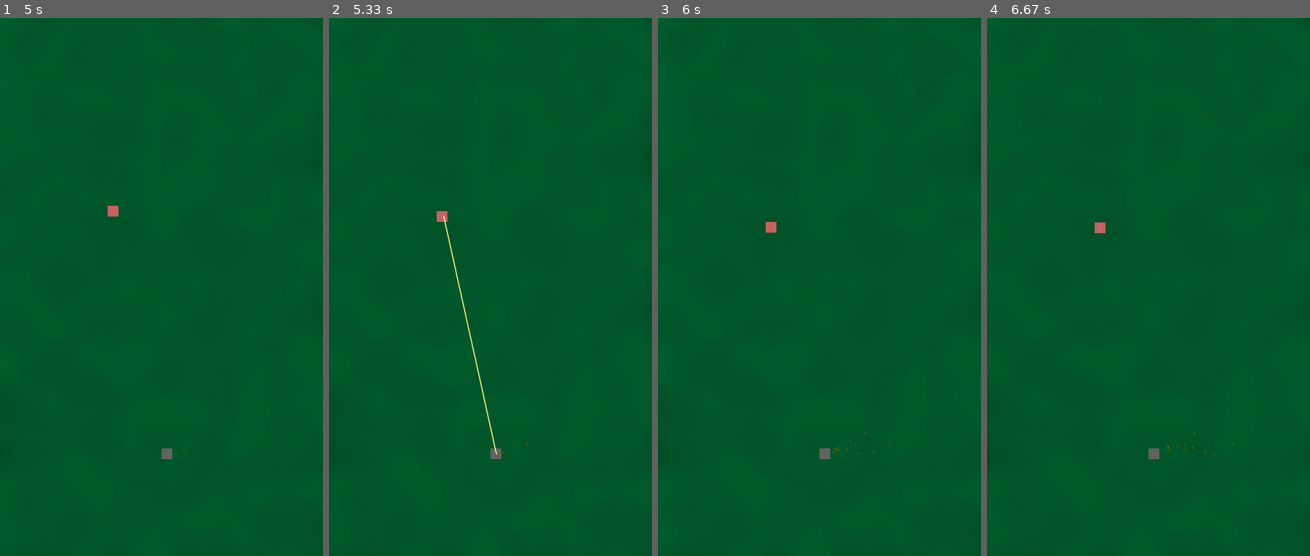
Above: before the commit, frames 1-4 (left to right).
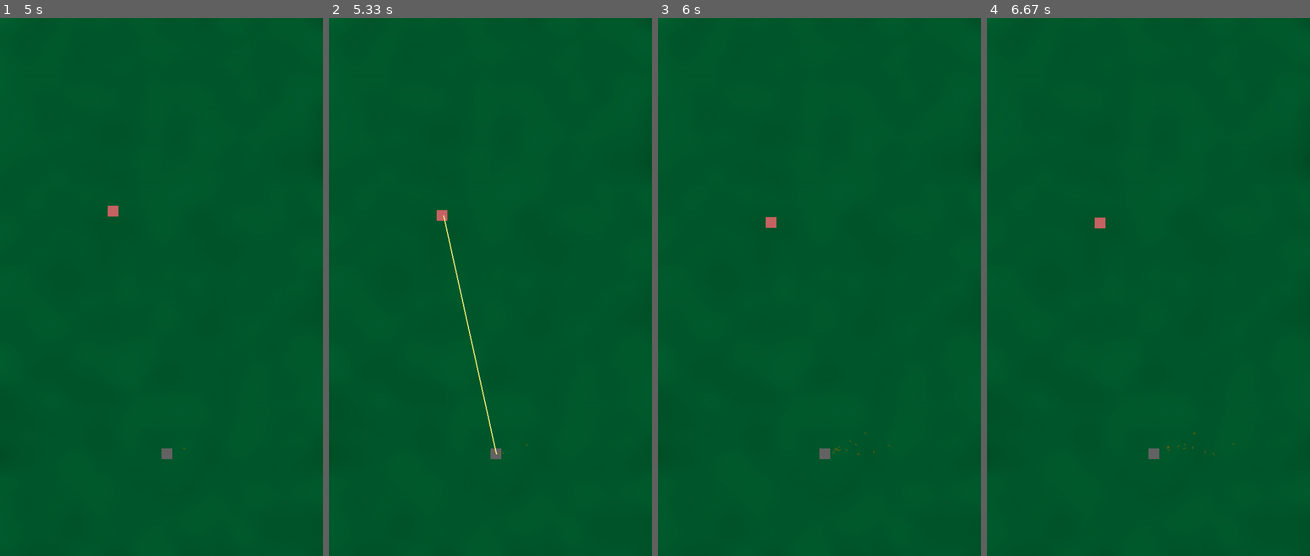
Above: after the commit, the same moments.

Repository: SNIPRS/mnb_halo
Game: pygame game, started from main.py
Same seed, same stepped clock (60 frames per second), same inputs: the game is played once before the commit and once after it.
Inputs:
- Up to frame 1 (5 s): no input
- Up to frame 2 (5.33 s): no input
- Up to frame 3 (6 s): no input
- Up to frame 4 (6.67 s): no input

Frame 1 is identical in both runs. In frame 2, less than 0.1% of the frame differs, in the area x 33-50%, y 35-75%; in frame 3, less than 0.1%; in frame 4, less than 0.1%.

Commit message:
pinning and morale

Diff:
--- a/ai/character_ai.py
+++ b/ai/character_ai.py
@@ -18,7 +18,9 @@
     def frame(self):
         self._update_pos()
         self.char.frame()
-        if not self.weapon_manager.firing or self.char.shoot_while_move:
+        if self.char.pinned():
+            self.weapon_manager.force_stop()
+        elif not self.weapon_manager.firing or self.char.shoot_while_move:
             self.char.move()
         self.weapon_manager.frame()
 
--- a/sprite/character.py
+++ b/sprite/character.py
@@ -20,14 +20,23 @@
 
         # Usage
         self.speed = 1
+
         self.health = 100
+        self.max_health = self.health
         self.morale = 100
+        self.pin_health = self.morale / 100 * 0.5
+        self.pin_health_regen = 10 / G.FPS
+        self.max_pin_health = self.pin_health
+        self.min_pin_health = -self.pin_health
+        self.pinr_multiplier = 2
+
         self.spotting_range = 800
         self.spotted_chance = 1
         self.faction = 0
         self.shoot_while_move = False
 
     def frame(self):
+        self.pin_health = min(self.max_pin_health, self.pin_health + self.pin_health_regen)
         self.draw()
 
     def hit(self, origin: Tuple[float, float], dmg: float, r: float=0):
@@ -35,7 +44,10 @@
         mag, _, _,  = displacement((self.x, self.y), origin)
         if mag <= self.hitbox_radius:
             self.health -= dmg
+            self.pin_health = max(min(self.pin_health - dmg, 0), self.min_pin_health)
             print(self.health)
+        elif mag <= self.hitbox_radius * self.pinr_multiplier:
+            self.pin_health = max(self.pin_health - dmg, self.min_pin_health)
 
     def move(self, move: Optional[bool]=True):
         # Moves a single step towards destination
@@ -51,6 +63,9 @@
         self.rect.x, self.rect.y = int(self.x), int(self.y)
         G.WINDOW.blit(self.image,(self.rect.x, self.rect.y))
 
+    def pinned(self):
+        return self.pin_health < 0
+
     def __bool__(self):
         return True
 
@@ -60,6 +75,7 @@
         super().__init__(colour=colour, width=width, height=height)
         self.faction = 1
         self.speed = 0.5
+        self.spotted_chance = 1
 
 
 class CharacterGroup(pygame.sprite.Group):
--- a/weapons/weapon.py
+++ b/weapons/weapon.py
@@ -16,6 +16,9 @@
         self.cooldown = [1, 1]
 
     def start_burst(self):
+        pass
+
+    def stop_burst(self):
         pass
 
     def frame(self, start: Optional[Tuple[float, float]] = None, end: Optional[Tuple[float, float]] = None):
--- a/weapons/weapon_manager.py
+++ b/weapons/weapon_manager.py
@@ -39,3 +39,7 @@
         self.firing = self.weapon.firing
         if not self.firing:
             self.cooldown_timer -= 1
+
+    def force_stop(self):
+        self.weapon.stop_burst()
+        self.firing = self.weapon.firing
